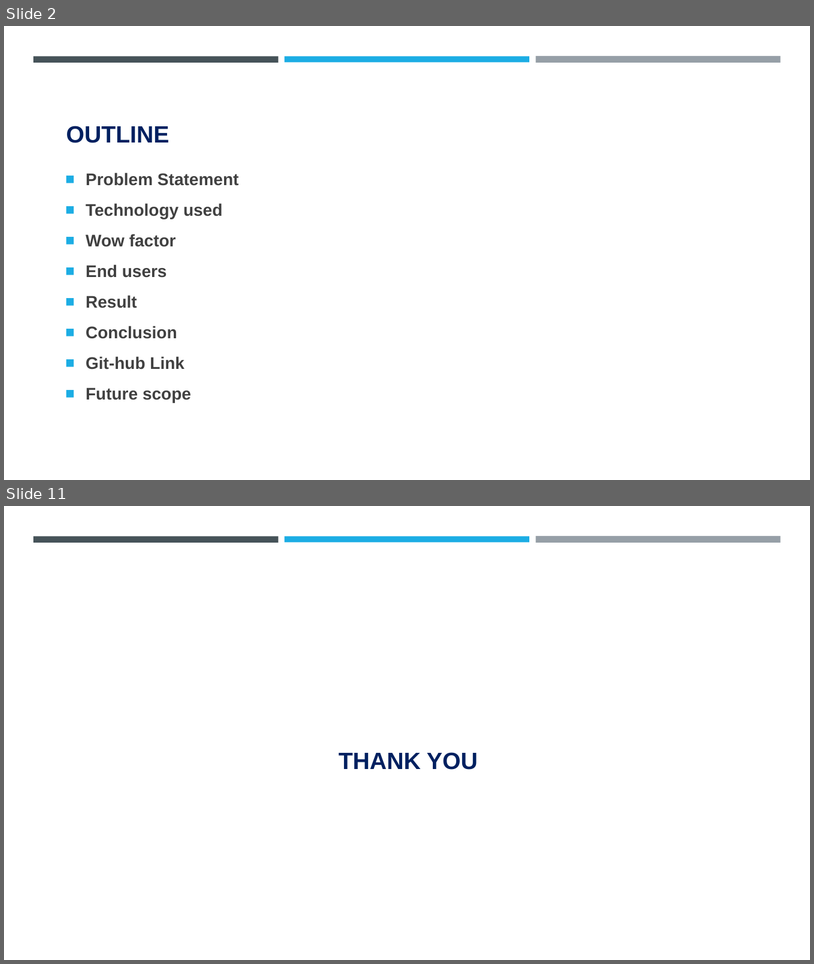
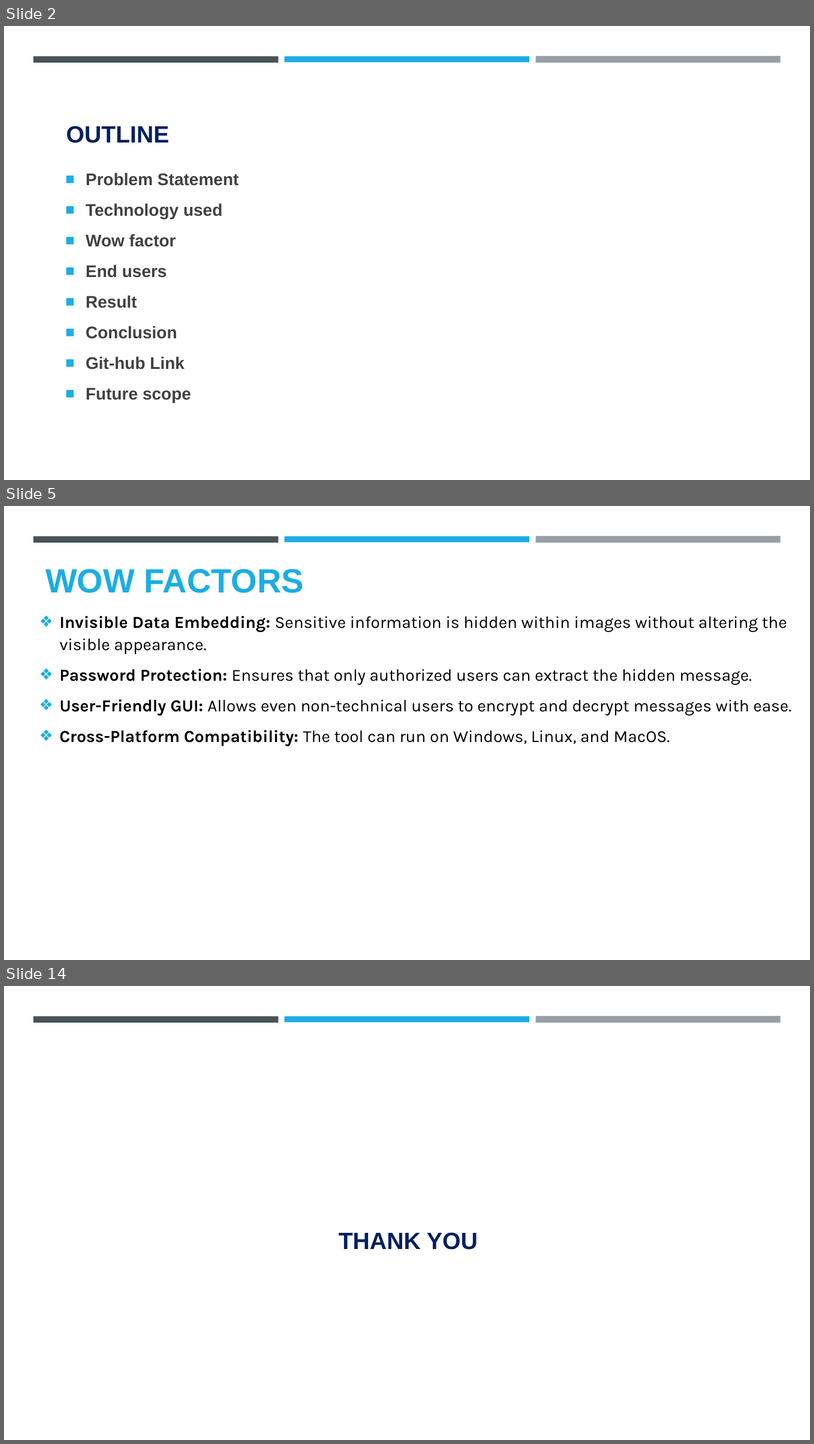
Before and after one commit to AniketDohale/Steganography, a slide deck: AICTE PPT Template.pptx. Shown one above the other, each under a label of ours: slides 2 and 11 before the commit, slides 2, 5 and 14 after it; the slides between them are not shown. The pictures are 814x964 and 814x1444 pixels, drawn with LibreOffice and Linux fonts; fonts in the diff are those of the drawing; background and template pictures are left out. Boxes give left, top, right and bottom in pixels: in the first picture for what was removed or moved away, otherwise in the second. Text is boxed around its words. In the diff, an @@ line names an element or a change of style, - is before the commit and + after.

```diff
--- a/AICTE PPT Template.pptx
+++ b/AICTE PPT Template.pptx
@@ slide 5 added at [4, 506, 810, 960], background #FFFFFF; not listed: 3 template elements that a slide beside it also shows @@
@@ text added at [45, 569, 304, 593], 40 pt, text #1CADE4, bold @@
+WOW FACTORS
@@ text added at [60, 616, 792, 746], 20 pt, text #000000 @@
+❖ Invisible Data Embedding: Sensitive information is hidden within images without altering the visible appearance.
+❖ Password Protection: Ensures that only authorized users can extract the hidden message.
+❖ User-Friendly GUI: Allows even non-technical users to encrypt and decrypt messages with ease.
+❖ Cross-Platform Compatibility: The tool can run on Windows, Linux, and MacOS.
@@ what was slide 11 is now slide 14 @@
```
Also in this commit, not shown: 1 slide changed, 9 other slides added, 7 slides removed, 5 other files.
